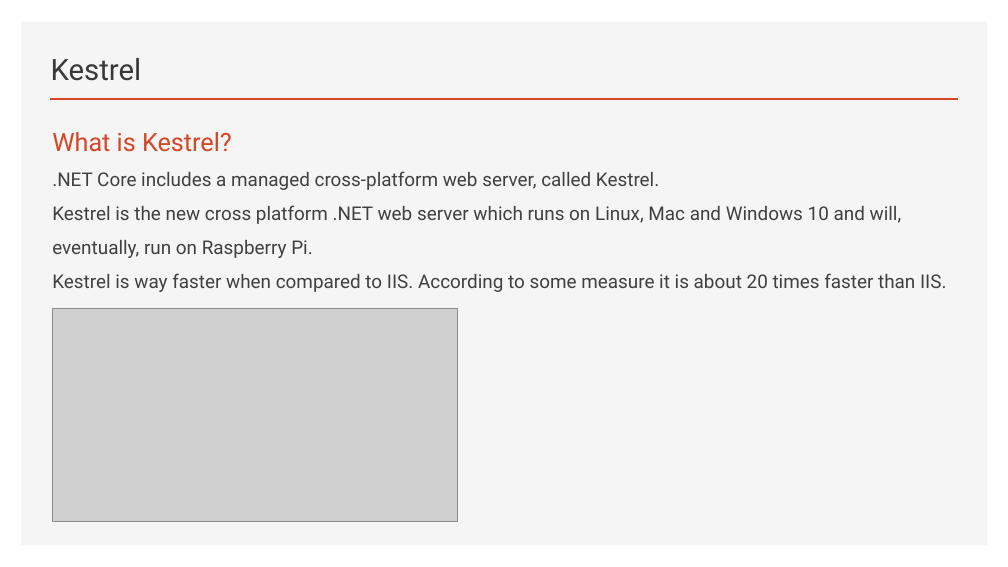
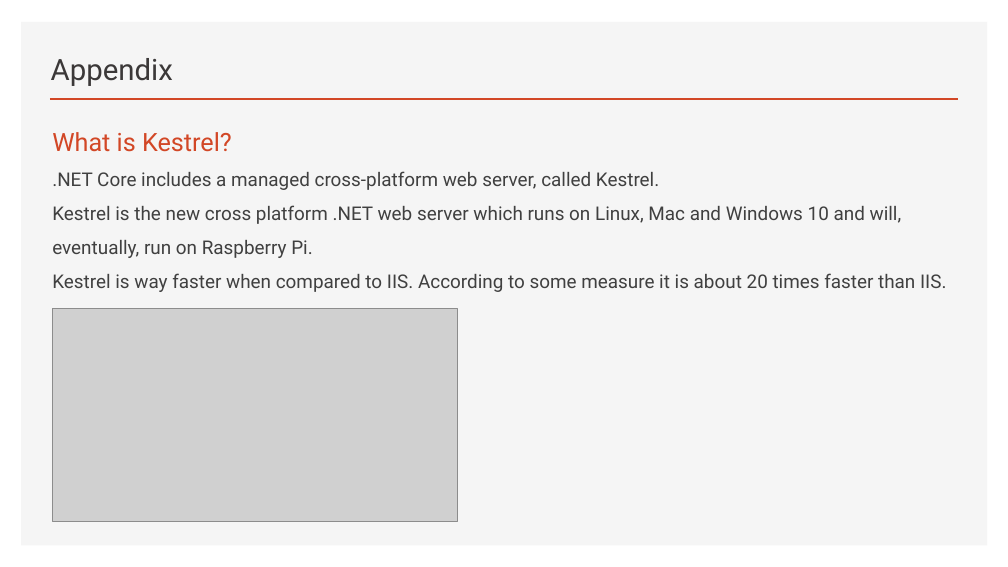
Before and after one commit to brianperera/EasyMaintain, a slide deck: slide 21 of Documents/MicroServices.pptx (slide 18 before the commit). Drawn at 1008x567 pixels with LibreOffice and Linux fonts; fonts in the diff are those of the drawing; grey boxes stand for pictures. Boxes give left, top, right and bottom in pixels: in the first picture for what was removed or moved away, otherwise in the second. Text is boxed around its words. In the diff, an @@ line names an element or a change of style, - is before the commit and + after.

```diff
--- a/Documents/MicroServices.pptx
+++ b/Documents/MicroServices.pptx
@@ title at (51, 58, 173, 86): text changed @@
-Kestrel
+Appendix
```
Also in this commit, not shown: 6 other slides changed, 1 slide added.
